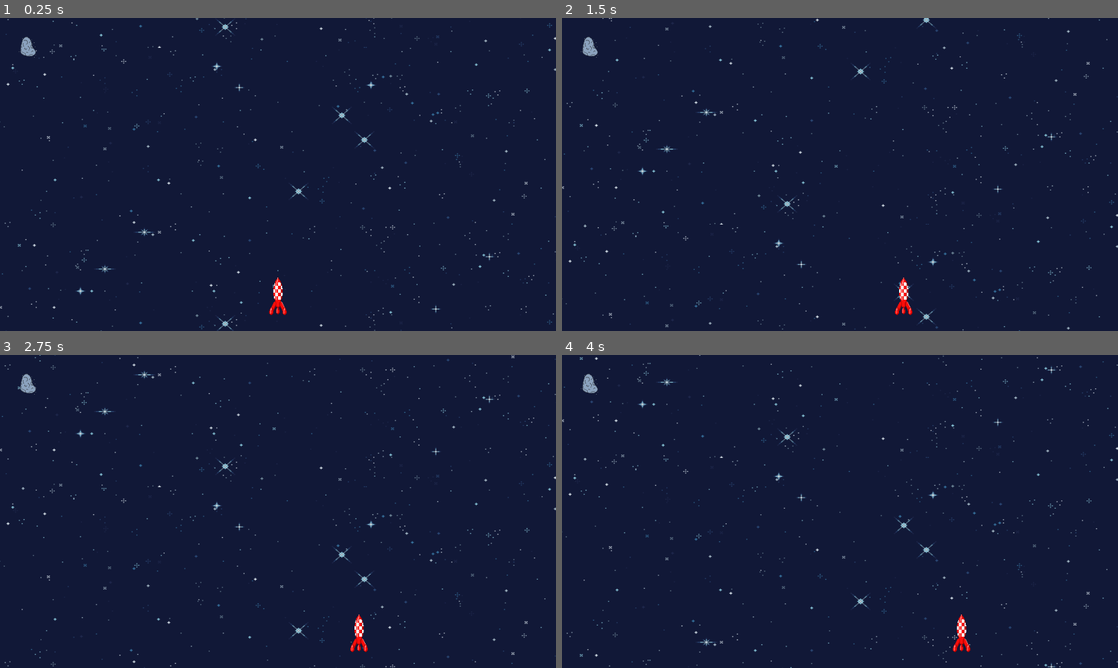
Above: before the commit, frames 1-4 (two rows, left to right).
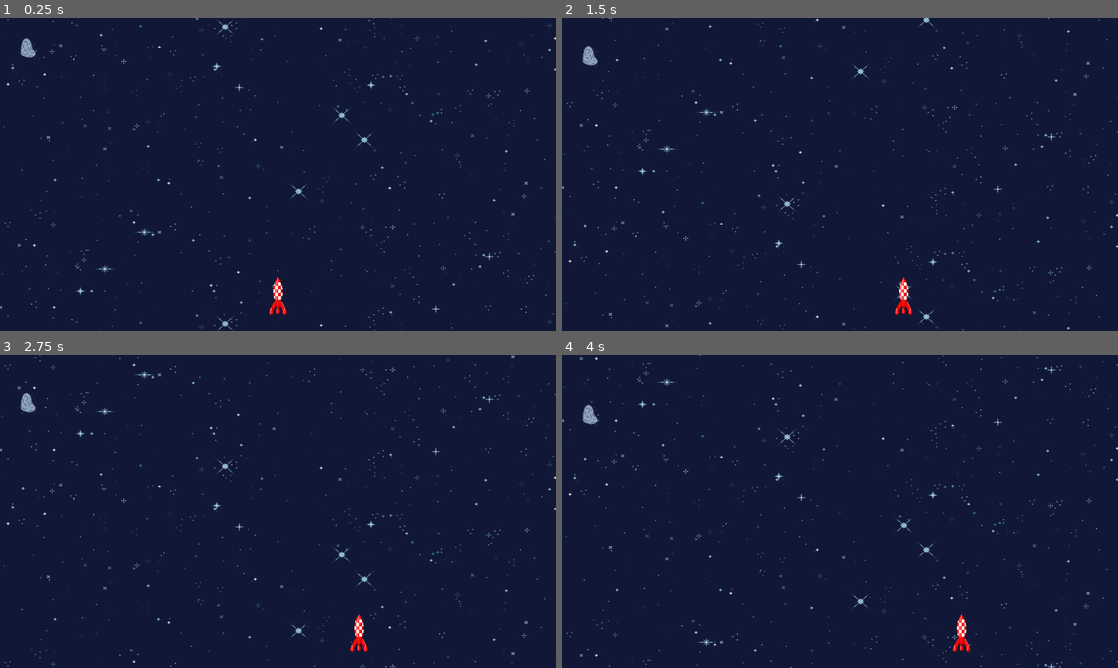
Above: after the commit, the same moments.

Repository: Zenika/tomato-rocket
Game: Godot game, scene res://scenes/race_screen.tscn
The game is run twice, just before and just after one commit, with the same random seed, the same clock (stepped at 60 frames per second) and the same inputs.
Inputs:
- Up to frame 1 (0.25 s): no input
- Up to frame 2 (1.5 s): hold Right (move_right) 0.53-1.28 s; hold Left (move_left) from 1.28 s (still down)
- Up to frame 3 (2.75 s): release Left (move_left) at 2.03 s; hold Right (move_right) from 2.03 s (still down)
- Up to frame 4 (4 s): release Right (move_right) at 3.53 s; hold Left (move_left) from 3.53 s (still down)

The runs differ from the first frame. In frame 1, less than 0.1% of the frame differs, in the area x 3-7%, y 6-14%; in frame 2, 0.2%; in frame 3, 0.2%; in frame 4, 0.2%, in the area x 3-7%, y 6-23%.

Commit message:
feat: move enemy

Diff:
--- a/actors/enemy.gd
+++ b/actors/enemy.gd
@@ -1,11 +1,28 @@
 extends Area2D
 
+var vertical_speed = 0
+var speed_coef
 
 # Called when the node enters the scene tree for the first time.
 func _ready():
-	pass # Replace with function body.
-
+	speed_coef = randf()
 
 # Called every frame. 'delta' is the elapsed time since the previous frame.
 func _process(delta):
-	pass
+	var velocity = Vector2.ZERO
+	velocity.y += 1
+
+	if velocity.length() > 0:
+		velocity = velocity.normalized()
+
+	position += delta * velocity * vertical_speed
+	print("position ",position)
+
+func set_vertical_speed(speed):
+	print(speed_coef)
+	vertical_speed = speed * speed_coef
+
+func _on_collision_polygon_2d_body_entered(body):
+	if body is Player:
+		get_parent().vertical_speed = 0
+		get_parent().finish_game()
--- a/actors/enemy.tscn
+++ b/actors/enemy.tscn
@@ -28,3 +28,5 @@
 sprite_frames = SubResource("SpriteFrames_sbn1m")
 animation = &"new_animation"
 frame_progress = 0.7971
+
+[connection signal="body_entered" from="." to="." method="_on_collision_polygon_2d_body_entered"]
--- a/scenes/race_screen.gd
+++ b/scenes/race_screen.gd
@@ -22,7 +22,7 @@
 		vertical_speed = 0
 	else:
 		vertical_speed = vertical_speed + delta * speed_multiplicator
-
+	$Enemy.set_vertical_speed(vertical_speed)
 	$Background.set_vertical_speed(vertical_speed)
 	traveled_distance += vertical_speed * delta
 	if (traveled_distance > race_length - window_height):
--- a/scenes/race_screen.tscn
+++ b/scenes/race_screen.tscn
@@ -21,3 +21,7 @@
 
 [node name="Enemy" parent="." instance=ExtResource("5_6srgp")]
 position = Vector2(100, 100)
+
+[node name="DistanceText" type="RichTextLabel" parent="."]
+offset_right = 40.0
+offset_bottom = 40.0
